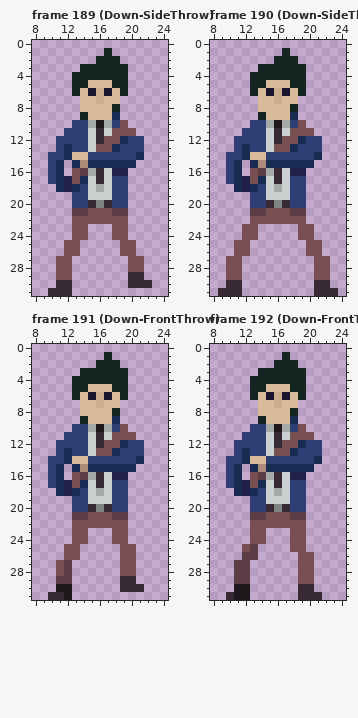
Two states of a pixel-art file, assets_builders/Art/Teo.aseprite. That is the earlier state.
32x32 pixels, 283 frames. Shown: frame 189 (Down-SideThrow): x 8..24, y 0..31; frame 190 (Down-SideThrow): x 8..24, y 0..31; frame 191 (Down-FrontThrow): x 8..24, y 0..31; frame 192 (Down-FrontThrow): x 8..24, y 0..31. The commit also changed other frames, which this record leaves out.
Now the later version:
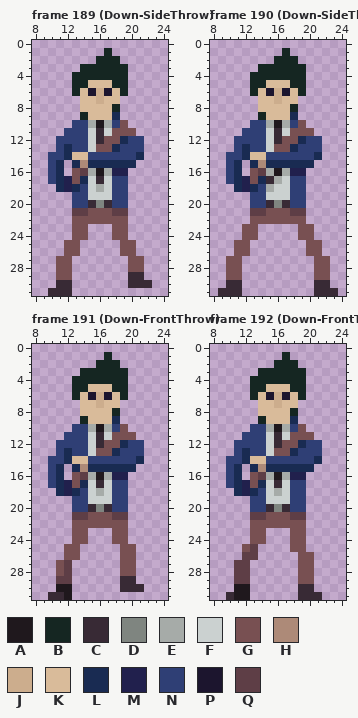
Palette (. is transparent): A #1f181d  B #152622  C #382a35  D #7f8580  E #a6aba8  F #cbd1d0  G #785052  H #ad8a78  J #ccad8d  K #d9bb9a  L #192b52  M #21204d  N #2f3f75  P #1c152e  Q #5e3e46
The author wrote: Added detail to aiming animations.
From old to new:
Frame 189 (Down-SideThrow):
Colour A replaces colour C in row 16 at x 16.
Colour E replaces colour F in row 16 at x 17.
Frame 190 (Down-SideThrow):
Colour A replaces colour C in row 16 at x 16.
Colour C replaces colour F in row 17 at x 15.
Colour E replaces colour C in row 17 at x 16.
Colour E replaces colour F in row 16 at x 17; in row 18 at x 15.
Colour F replaces colour E in row 18 at x 16.
Frame 191 (Down-FrontThrow): the same change as frame 189 (Down-SideThrow)
Frame 192 (Down-FrontThrow): the same change as frame 189 (Down-SideThrow)
Where, in picture pixels (left, top, right, bottom), the same in both pictures:
changed: (96, 168, 112, 176)
changed: (266, 168, 290, 192)
changed: (96, 472, 112, 480)
changed: (274, 472, 290, 480)
